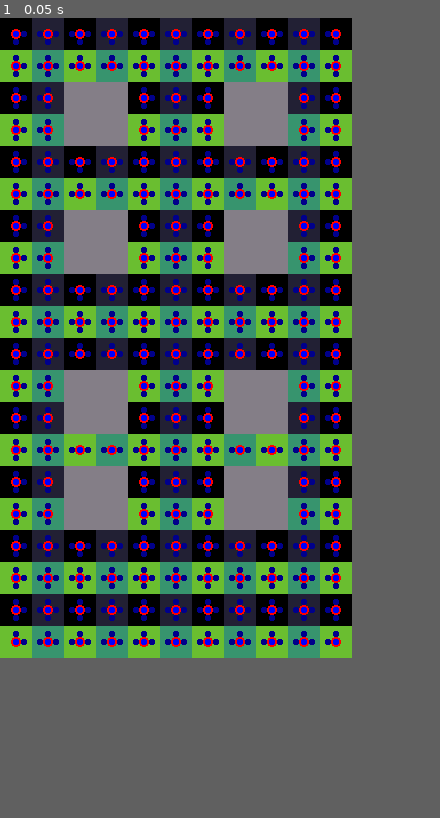
Above: before the commit, frame 1.
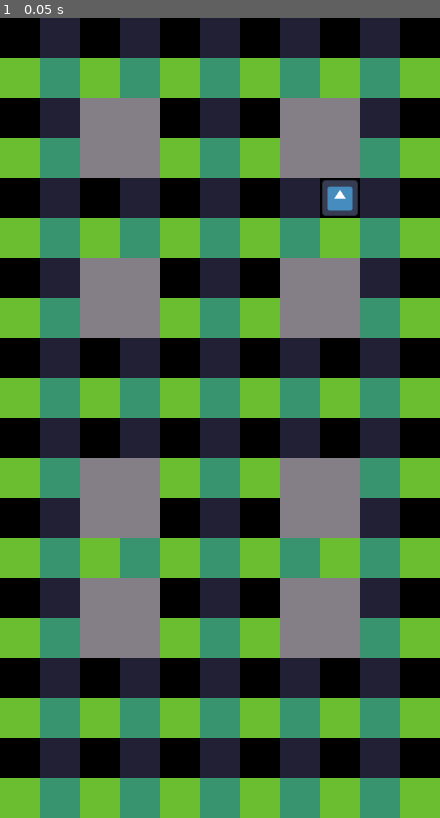
Above: after the commit, the same moment.

Repository: leo190599/Mail-run
Game: Godot game, scene res://Levels/level_1.tscn
Two runs of this game, one before a commit and one after it. Both use one fixed random seed, a clock stepped at 60 frames per second and the inputs below. The engine's default icon, where the game draws it, is replaced by a stand-in: a white triangle on a blue panel in a dark square.
Inputs:
- Up to frame 1 (0.05 s): no input
In our replay, the window is 352x640 before the commit and 440x800 after it. These sizes can differ from the game's own. Grey fills any space a smaller window leaves; there, only what the larger window draws over its background counts as a difference.

The runs differ from the first frame. In frame 1, 79% of the frame differs, in the area x 0-100%, y 0-100%.

Commit message:
swipe detection, basic player movement and corrections on tilemap with AStar implementation

Diff:
--- a/Levels/level_1.tscn
+++ b/Levels/level_1.tscn
@@ -1,8 +1,16 @@
-[gd_scene load_steps=2 format=3 uid="uid://cags4tqhahyo0"]
+[gd_scene load_steps=4 format=3 uid="uid://cags4tqhahyo0"]
 
-[ext_resource type="PackedScene" uid="uid://w1t7lryf7ufk" path="res://Prefabs/tile_map_AStar_implementation.tscn" id="2_4uc6d"]
+[ext_resource type="Script" path="res://Scripts/Levels/level_script.gd" id="1_usx72"]
+[ext_resource type="PackedScene" uid="uid://w1t7lryf7ufk" path="res://Prefabs/Utilities/tile_map_AStar_implementation.tscn" id="2_4uc6d"]
+[ext_resource type="PackedScene" uid="uid://dnb8k7nbco71c" path="res://Prefabs/Characters/player.tscn" id="3_2qs2i"]
 
 [node name="Level1" type="Node2D"]
+script = ExtResource("1_usx72")
 
 [node name="TileMapWithNavigationPoints" parent="." instance=ExtResource("2_4uc6d")]
-scale = Vector2(0.5, 0.5)
+
+[node name="Player" parent="." instance=ExtResource("3_2qs2i")]
+position = Vector2(522, 292)
+scale = Vector2(0.46, 0.46)
+
+[editable path="TileMapWithNavigationPoints"]
--- /dev/null
+++ b/Prefabs/Characters/player.tscn
@@ -0,0 +1,27 @@
+[gd_scene load_steps=5 format=3 uid="uid://dnb8k7nbco71c"]
+
+[ext_resource type="Texture2D" uid="uid://lxmml6kot3bp" path="res://icon.svg" id="1_frs5w"]
+[ext_resource type="Script" path="res://Scripts/Characters/player.gd" id="1_tdqcj"]
+
+[sub_resource type="SpriteFrames" id="SpriteFrames_o8ifi"]
+animations = [{
+"frames": [{
+"duration": 1.0,
+"texture": ExtResource("1_frs5w")
+}],
+"loop": true,
+"name": &"default",
+"speed": 5.0
+}]
+
+[sub_resource type="RectangleShape2D" id="RectangleShape2D_j7bkx"]
+size = Vector2(126, 126)
+
+[node name="Player" type="Area2D"]
+script = ExtResource("1_tdqcj")
+
+[node name="AnimatedSprite2D" type="AnimatedSprite2D" parent="."]
+sprite_frames = SubResource("SpriteFrames_o8ifi")
+
+[node name="CollisionShape2D" type="CollisionShape2D" parent="."]
+shape = SubResource("RectangleShape2D_j7bkx")
--- /dev/null
+++ b/Scripts/Autoloads/swipe_detector.gd
@@ -0,0 +1,28 @@
+extends Node
+
+signal swipe_ocurred(direction:Vector2,lenght:float)
+
+var screen_touch_start_position:Vector2
+var screen_touch_end_position:Vector2
+
+var min_swipe_lenght=50
+
+# Called when the node enters the scene tree for the first time.
+func _ready():
+	pass # Replace with function body.
+
+
+# Called every frame. 'delta' is the elapsed time since the previous frame.
+func _process(delta):
+	detect_swipe()
+	pass
+
+func detect_swipe():
+	if Input.is_action_just_pressed("Touch") :
+		screen_touch_start_position=get_viewport().get_mouse_position()
+	if Input.is_action_just_released("Touch"):
+		screen_touch_end_position=get_viewport().get_mouse_position()
+		if screen_touch_start_position.distance_to(screen_touch_end_position)>=min_swipe_lenght:
+			swipe_ocurred.emit((screen_touch_end_position-screen_touch_start_position).normalized(),
+			screen_touch_start_position.distance_to(screen_touch_end_position))
+	pass
--- /dev/null
+++ b/Scripts/Characters/player.gd
@@ -0,0 +1,80 @@
+extends Area2D
+class_name Player
+
+enum MOVE_DIRECTION {LEFT,RIGHT,UP,DOWN,NONE}
+
+var pointing_direction:MOVE_DIRECTION=MOVE_DIRECTION.NONE
+
+var level_tilemap_AStar_Inplementation:TilemapWithAStarImplementation
+
+var current_node_index:int
+var next_node_index:int
+
+var vel_direction:Vector2=Vector2(0,0)
+var speed:float=3
+# Called when the node enters the scene tree for the first time.
+func _ready():
+	await get_tree().current_scene.ready
+	if level_tilemap_AStar_Inplementation==null:
+		push_error("Level is not linking a TilemapWithAStarImplementation to player")
+	initialize_position()
+	SwipeDetector.swipe_ocurred.connect(on_swipe_ocurred)
+	pass # Replace with function body.
+
+# Called every frame. 'delta' is the elapsed time since the previous frame.
+func _process(delta):
+	#test_input()
+	pass
+
+func _physics_process(delta):
+	set_movement_direction()
+	move()
+
+func initialize_position():
+	current_node_index=level_tilemap_AStar_Inplementation._astar_instance.get_closest_point(position)
+	position=level_tilemap_AStar_Inplementation._astar_instance.get_point_position(current_node_index)
+	pass
+
+func on_swipe_ocurred(swipe_direction:Vector2,swipe_lenght:float):
+	if abs(swipe_direction.x)>abs(swipe_direction.y):
+		if swipe_direction.x>0:
+			pointing_direction=MOVE_DIRECTION.RIGHT
+		else :
+			pointing_direction=MOVE_DIRECTION.LEFT
+	else :
+		if swipe_direction.y>0:
+			pointing_direction=MOVE_DIRECTION.UP
+		else :
+			pointing_direction=MOVE_DIRECTION.DOWN
+
+func set_movement_direction():
+
+	match pointing_direction:
+		MOVE_DIRECTION.UP:
+			vel_direction.x=0
+			vel_direction.y=1
+		MOVE_DIRECTION.DOWN:
+			vel_direction.x=0
+			vel_direction.y=-1
+		MOVE_DIRECTION.RIGHT:
+			vel_direction.x=1
+			vel_direction.y=0
+		MOVE_DIRECTION.LEFT:
+			vel_direction.x=-1
+			vel_direction.y=0
+		_:
+			vel_direction.x=0
+			vel_direction.y=0
+
+func move():
+	##Make use of the tilemap
+	position+=vel_direction*speed
+	pass
+pass
+
+#region Tests
+#func test_input():
+	#if Input.is_action_just_pressed("Touch"):
+		#position=get_viewport().get_mouse_position()
+	#pass
+#endregion
--- /dev/null
+++ b/Scripts/Levels/level_script.gd
@@ -0,0 +1,14 @@
+extends Node2D
+
+@onready var tilemap:TilemapWithAStarImplementation=$TileMapWithNavigationPoints as TilemapWithAStarImplementation
+@onready var player:Player=$Player as Player
+
+# Called when the node enters the scene tree for the first time.
+func _ready():
+	player.level_tilemap_AStar_Inplementation=tilemap
+	pass # Replace with function body.
+
+
+# Called every frame. 'delta' is the elapsed time since the previous frame.
+func _process(delta):
+	pass
--- a/Scripts/tile_map_AStar_implementation/tile_map_AStar_implementation.gd
+++ b/Scripts/tile_map_AStar_implementation/tile_map_AStar_implementation.gd
@@ -1,17 +1,23 @@
 extends Node2D
 
-@onready var tile_map:TileMap=$TileMap as TileMap
-var astar_instance:AStar2D
+class_name TilemapWithAStarImplementation
 
-var tilemap_crossable_cells:Array[Vector2i]
-var tilemap_block_cells:Array[Vector2i]
+@onready var _tile_map:TileMap=$TileMap as TileMap
+var _astar_instance:AStar2D
+
+var _tilemap_crossable_cells:Array[Vector2i]
+var _tilemap_block_cells:Array[Vector2i]
 
 @export var block_layer_name:String
 # Called when the node enters the scene tree for the first time.
 func _ready():
+	if scale.x!=1||scale.y!=1:
+		scale=Vector2(1,1)
+		push_error("the root part of this scene needs to be 1 on both axis, consider resizing the child tilemap")
 	initialize_points()
 	connect_points()
-	test_tilemap_cells()
+	#test_tilemap_cells()
+	#test_astar_points()
 	pass # Replace with function body.
 
 
@@ -21,27 +27,27 @@
 	pass
 func initialize_points():
 	var block_layer_index:int=-1
-	astar_instance=AStar2D.new()
-	for i in tile_map.get_layers_count():
-		if tile_map.get_layer_name(i)==block_layer_name:
+	_astar_instance=AStar2D.new()
+	for i in _tile_map.get_layers_count():
+		if _tile_map.get_layer_name(i)==block_layer_name:
 			block_layer_index=i
 		else:
-			tilemap_crossable_cells.append_array(tile_map.get_used_cells(i))
+			_tilemap_crossable_cells.append_array(_tile_map.get_used_cells(i))
 	if block_layer_index>-1:
-		tilemap_block_cells.append_array(tile_map.get_used_cells(block_layer_index))
-		for i in tilemap_block_cells.size():
-			tilemap_crossable_cells.erase(tilemap_block_cells[i])
+		_tilemap_block_cells.append_array(_tile_map.get_used_cells(block_layer_index))
+		for i in _tilemap_block_cells.size():
+			_tilemap_crossable_cells.erase(_tilemap_block_cells[i])
 	else :
 		push_warning("Tilemap don´t have a layer named like the block_layer_name")
-	for i in tilemap_crossable_cells.size():
-		astar_instance.add_point(i,convert_tile_coordnates_to_world(tilemap_crossable_cells[i]))
+	for i in _tilemap_crossable_cells.size():
+		_astar_instance.add_point(i,convert_tile_coordnates_to_world(_tilemap_crossable_cells[i]))
 		pass
 	pass
 
 func connect_points():
-	var check_distances:Vector2=tile_map.tile_set.tile_size/2+Vector2i(1,1)
+	var check_distances:Vector2=_tile_map.tile_set.tile_size/2+Vector2i(1,1)
 
-	for i in astar_instance.get_point_count():
+	for i in _astar_instance.get_point_count():
 		connect_to_neighbor_points(i,check_distances,Vector2.RIGHT,true)
 		connect_to_neighbor_points(i,check_distances,Vector2.DOWN,true)
 	pass
@@ -52,46 +58,54 @@
 	var checked_point_id:int
 	var checked_point_position:Vector2
 
-	current_point_position=astar_instance.get_point_position(current_point_id)
+	current_point_position=_astar_instance.get_point_position(current_point_id)
 
-	checked_point_id=astar_instance.get_closest_point\
+	checked_point_id=_astar_instance.get_closest_point\
 	(current_point_position+check_distances*check_direction)
 
-	checked_point_position=astar_instance.get_point_position(checked_point_id)
+	checked_point_position=_astar_instance.get_point_position(checked_point_id)
 
 	if checked_point_id!=current_point_id &&\
 		!((current_point_position.x != checked_point_position.x) &&\
 		current_point_position.y != checked_point_position.y):
 			#print(current_point_position-astar_instance.get_point_position(checked_point_id))
-			astar_instance.connect_points(current_point_id,checked_point_id,bidirectional)
+			_astar_instance.connect_points(current_point_id,checked_point_id,bidirectional)
 	pass
 
 func get_tile_position_from_index(index:int)->Vector2:
-	return Vector2(tilemap_crossable_cells[index]*tile_map.tile_set.tile_size\
-	+tile_map.tile_set.tile_size/2)*tile_map.scale
+	return Vector2(_tilemap_crossable_cells[index]*_tile_map.tile_set.tile_size\
+	+_tile_map.tile_set.tile_size/2)*_tile_map.scale
 
 func convert_tile_coordnates_to_world(tile_coordnate:Vector2i):
-	return Vector2(tile_coordnate*tile_map.tile_set.tile_size\
-	+tile_map.tile_set.tile_size/2)*tile_map.scale
+	return Vector2(tile_coordnate*_tile_map.tile_set.tile_size\
+	+_tile_map.tile_set.tile_size/2)*_tile_map.scale
 	pass
 #region Test_functions
-func test_tilemap_cells():
-	for i in tilemap_crossable_cells.size():
+#func test_tilemap_cells():
+	#for i in _tilemap_crossable_cells.size():
 		#print(get_tile_position_from_index(i))
-		pass
-func _draw():
-	for i in tilemap_crossable_cells.size():
-		draw_circle(convert_tile_coordnates_to_world(tilemap_crossable_cells[i]),10,Color.RED)
-
-	var checked_point_position:Vector2
-	var connected_point_position:Vector2
-
-	for i in astar_instance.get_point_count():
-		draw_circle(astar_instance.get_point_position(i),6,Color.BLUE)
-		checked_point_position=astar_instance.get_point_position(i)
-		for j in astar_instance.get_point_connections(i).size():
-			connected_point_position=astar_instance.get_point_position\
-			(astar_instance.get_point_connections(i)[j])
-			draw_circle(checked_point_position+(connected_point_position-checked_point_position)/4,6,Color.DARK_BLUE)
-			pass
+		#pass
+#func  test_astar_points():
+	#for i in _astar_instance.get_point_count():
+		#if _astar_instance.get_point_position(i).x<=32:
+			#print(_astar_instance.get_point_position(i))
+	#pass
+#func _draw():
+	#for i in _tilemap_crossable_cells.size():
+		#draw_circle(convert_tile_coordnates_to_world(_tilemap_crossable_cells[i]),_tile_map.tile_set.tile_size.x*_tile_map.scale.x\
+		#/4,Color.RED)
+	#
+	#var checked_point_position:Vector2
+	#var connected_point_position:Vector2
+	#
+	#for i in _astar_instance.get_point_count():
+		#draw_circle(_astar_instance.get_point_position(i),_tile_map.tile_set.tile_size.x*_tile_map.scale.x\
+		#/6,Color.BLUE)
+		#checked_point_position=_astar_instance.get_point_position(i)
+		#for j in _astar_instance.get_point_connections(i).size():
+			#connected_point_position=_astar_instance.get_point_position\
+			#(_astar_instance.get_point_connections(i)[j])
+			#draw_circle(checked_point_position+(connected_point_position-checked_point_position)/3,_tile_map.tile_set.tile_size.x*_tile_map.scale.x\
+		#/9,Color.DARK_BLUE)
+			#pass
 #endregion
--- a/project.godot
+++ b/project.godot
@@ -15,13 +15,27 @@
 config/features=PackedStringArray("4.2", "Mobile")
 config/icon="res://icon.svg"
 
+[autoload]
+
+SwipeDetector="*res://Scripts/Autoloads/swipe_detector.gd"
+
 [display]
 
-window/size/viewport_width=352
-window/size/viewport_height=640
+window/size/viewport_width=704
+window/size/viewport_height=1280
 window/size/resizable=false
+window/size/window_width_override=352
+window/size/window_height_override=640
 window/stretch/mode="viewport"
 window/handheld/orientation=1
+
+[input]
+
+Touch={
+"deadzone": 0.5,
+"events": [Object(InputEventMouseButton,"resource_local_to_scene":false,"resource_name":"","device":-1,"window_id":0,"alt_pressed":false,"shift_pressed":false,"ctrl_pressed":false,"meta_pressed":false,"button_mask":1,"position":Vector2(155, 7),"global_position":Vector2(159, 48),"factor":1.0,"button_index":1,"canceled":false,"pressed":true,"double_click":false,"script":null)
+]
+}
 
 [input_devices]
 
Renamed: Prefabs/tile_map_AStar_implementation.tscn -> Prefabs/Utilities/tile_map_AStar_implementation.tscn
